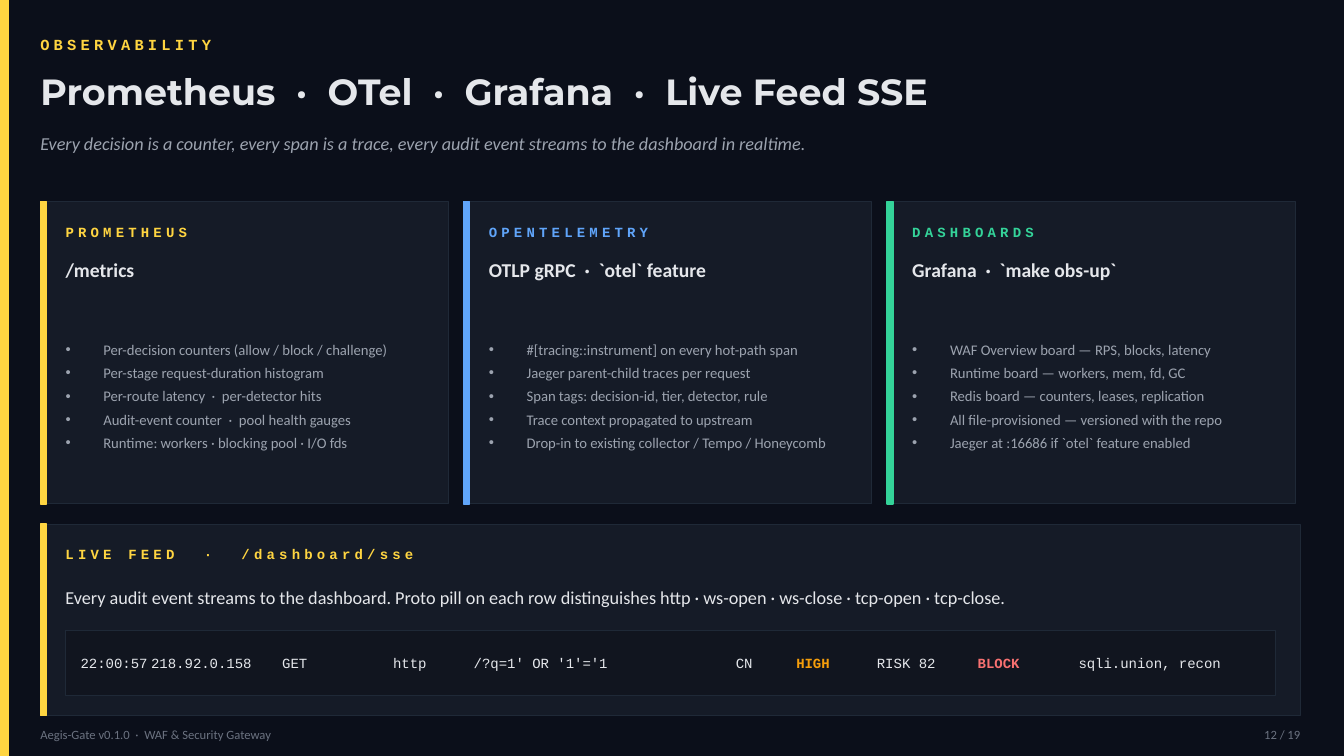
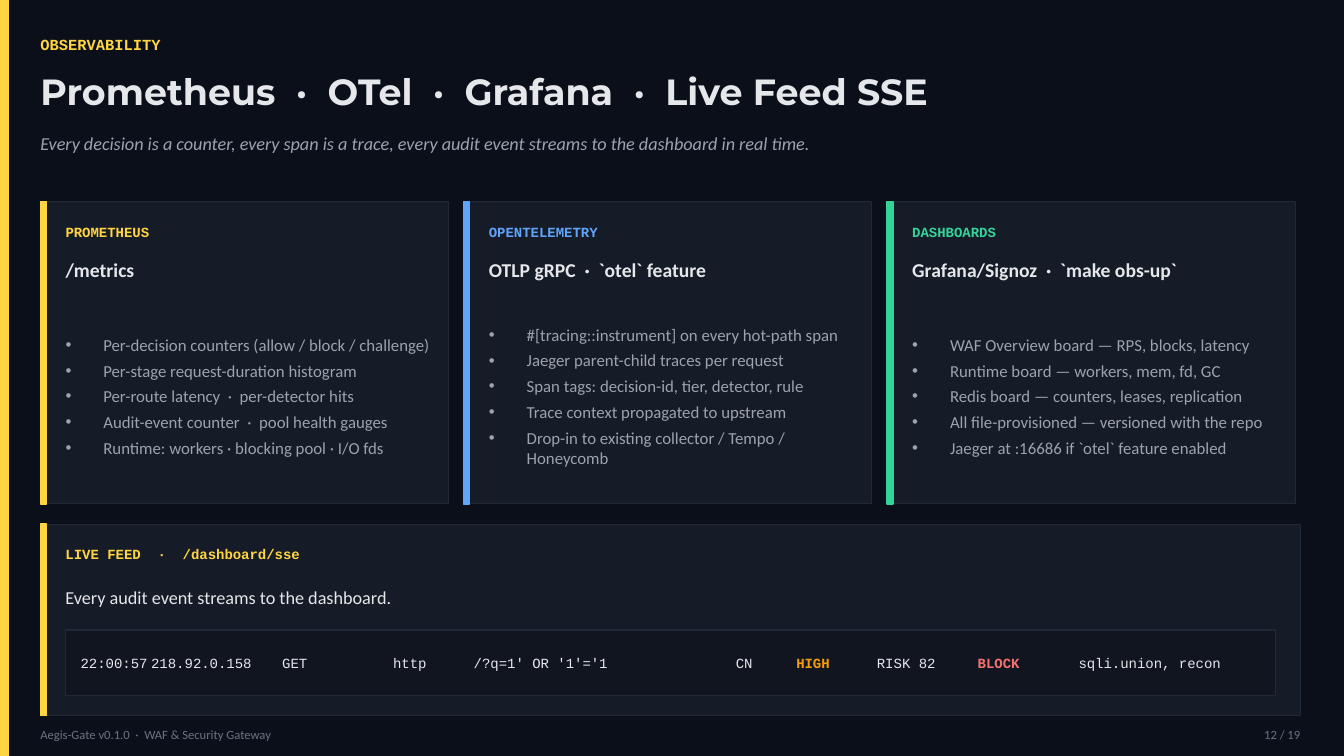
Before and after one commit to nico-aie/aegis-gate, a slide deck: slide 12 of Aegis-Gate-Presentation.pptx. Drawn at 1344x756 pixels with LibreOffice and Linux fonts; fonts in the diff are those of the drawing. Boxes give left, top, right and bottom in pixels: in the first picture for what was removed or moved away, otherwise in the second. Text is boxed around its words. In the diff, an @@ line names an element or a change of style, - is before the commit and + after.

Commit message:
Update presentation file

```diff
--- a/Aegis-Gate-Presentation.pptx
+++ b/Aegis-Gate-Presentation.pptx
@@ text at (40, 137, 810, 153): spaces changed @@
-Every decision is a counter, every span is a trace, every audit event streams to the dashboard in realtime.
+Every decision is a counter, every span is a trace, every audit event streams to the dashboard in real time.
@@ text at (912, 263, 1177, 281): text changed @@
-Grafana · `make obs-up`
+Grafana/Signoz · `make obs-up`
@@ size 10.5 to 12 pt; indent changed; less space between paragraphs in 3 elements at (103, 339, 429, 457), (527, 329, 838, 467), (950, 339, 1263, 457) @@
@@ letter spacing 3 to 0 pt in 5 elements at (40, 39, 160, 50), (66, 227, 150, 237), (489, 227, 598, 237), (912, 227, 996, 237), (65, 549, 300, 559) @@
@@ text at (65, 591, 391, 607): text changed @@
-Every audit event streams to the dashboard. Proto pill on each row distinguishes http · ws-open · ws-close · tcp-open · tcp-close.
+Every audit event streams to the dashboard.
```
Also in this commit, not shown: 18 other slides changed.
